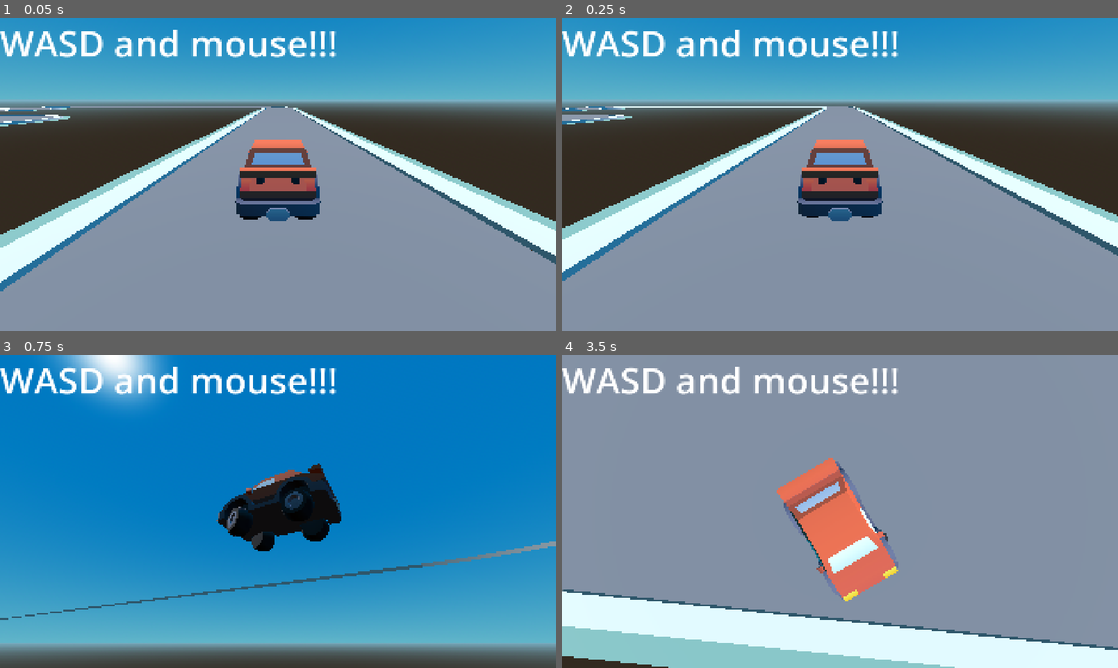
Above: before the commit, frames 1-4 (two rows, left to right).
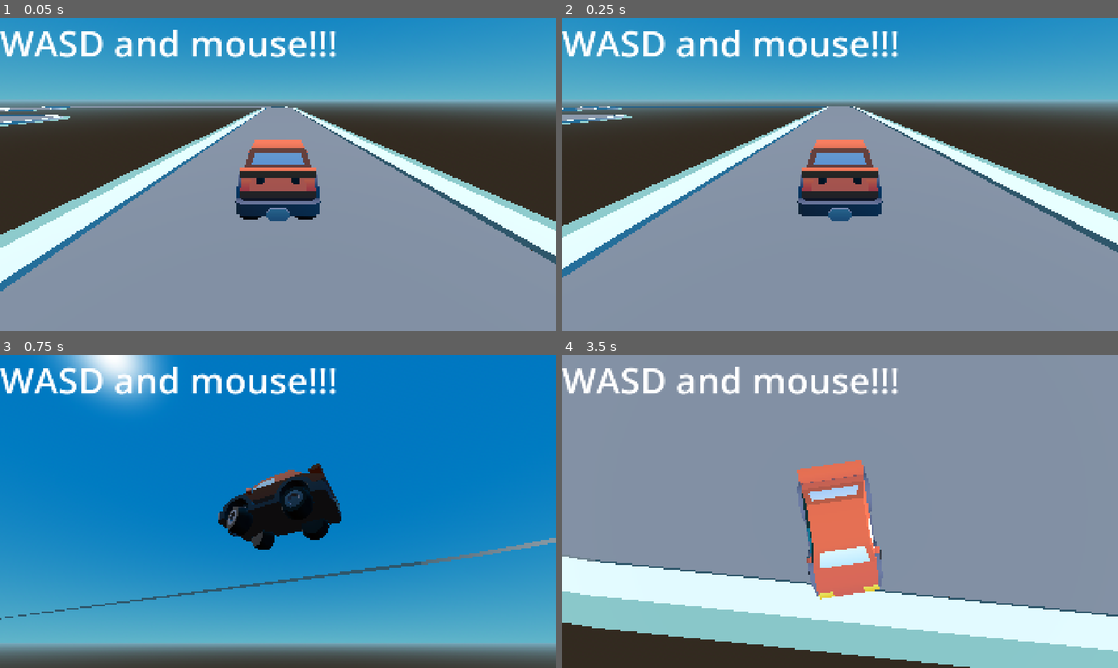
Above: after the commit, the same moments.

Repository: akanksh-ch/kar-game
Game: Godot game, scene res://Scenes/main.tscn
The game is run twice, just before and just after one commit, with the same random seed, the same clock (stepped at 60 frames per second) and the same inputs.
Inputs (mouse positions are in pixels of both pictures, inside the frame that each line leads up to):
- Up to frame 1 (0.05 s): no input
- Up to frame 2 (0.25 s): no input
- Up to frame 3 (0.75 s): move the mouse to (400, 495) at 0.52 s; hold D (Right) from 0.53 s (still down); hold W (Gas) from 0.53 s (still down)
- Up to frame 4 (3.5 s): move the mouse to (728, 527) at 1.27 s; release D (Right) at 1.28 s; release W (Gas) at 1.28 s; hold Space (HandBrake) 1.28-2.03 s; tap W (Gas) at 1.35, 2.85 s; move the mouse to (895, 442) at 2.02 s; hold W (Gas) 2.03-2.78 s; hold D (Right) from 2.03 s (still down); move the mouse to (812, 574) at 2.77 s

Frame 1 is identical in both runs. In frame 2, 2.2% of the frame differs, in the area x 0-100%, y 28-84%; in frame 3, 1.5%; in frame 4, 28%, in the area x 0-100%, y 32-100%.

Commit message:
Channging default values, cuz kar keeps bouncing

Diff:
--- a/Scripts/kar.gd
+++ b/Scripts/kar.gd
@@ -7,12 +7,12 @@
 # Configuration
 func _ready() -> void:
 	for wheel in wheels:
-		wheel.set_suspension_stiffness(125.0)
-		wheel.set_suspension_travel(0.05)
+		wheel.set_suspension_stiffness(70.0)
+		wheel.set_suspension_travel(0.15)
 		wheel.set_damping_compression(0.5)
-		wheel.set_damping_relaxation(0.8)
-		wheel.set_friction_slip(2.0)
-		wheel.set_roll_influence(1.0)
+		wheel.set_damping_relaxation(0.7)
+		wheel.set_friction_slip(1.0)
+		wheel.set_roll_influence(0.3)
 		#wheel.set_suspension_rest_length(0.35)
 
 		#print(
@@ -23,15 +23,15 @@
 
 	# set back tires friction to be lower than front tires
 
-	$wheel_back_left.set_friction_slip(1.0)
-	$wheel_back_right.set_friction_slip(1.0)
+	$wheel_back_left.set_friction_slip(0.75)
+	$wheel_back_right.set_friction_slip(0.75)
 
 
 func _physics_process(delta: float) -> void:
 
 	if Input.is_action_pressed("Gas"):
 		engine_force = Input.get_action_strength("Gas") * EngineForce
-	else:
+	elif Input.is_action_just_released("Gas"):
 		engine_force = 0.0
 
 	#brake = Input.get_action_strength("Brake") * BrakingForce
@@ -40,9 +40,13 @@
 	if Input.is_action_pressed("HandBrake"):
 		$wheel_back_left.set_brake(BrakingForce)
 		$wheel_back_right.set_brake(BrakingForce)
+		$wheel_back_left.set_friction_slip(0.5)
+		$wheel_back_right.set_friction_slip(0.5)
 	else:
 		$wheel_back_left.set_brake(0)
 		$wheel_back_right.set_brake(0)
+		$wheel_back_left.set_friction_slip(0.75)
+		$wheel_back_right.set_friction_slip(0.75)
 
 	if Input.is_action_pressed("Brake"):
 		$wheel_front_left.set_brake(BrakingForce)
@@ -51,4 +55,5 @@
 		$wheel_front_left.set_brake(0)
 		$wheel_front_right.set_brake(0)
 
-	#print($wheel_back_left.get_skidinfo(), ", ", $wheel_back_right.get_skidinfo(), ", ", $wheel_front_left.get_skidinfo(), ", ", $wheel_front_right.get_skidinfo())
+	#print(engine_force)
+	print($wheel_back_left.get_skidinfo(), ", ", $wheel_back_right.get_skidinfo(), ", ", $wheel_front_left.get_skidinfo(), ", ", $wheel_front_right.get_skidinfo())
